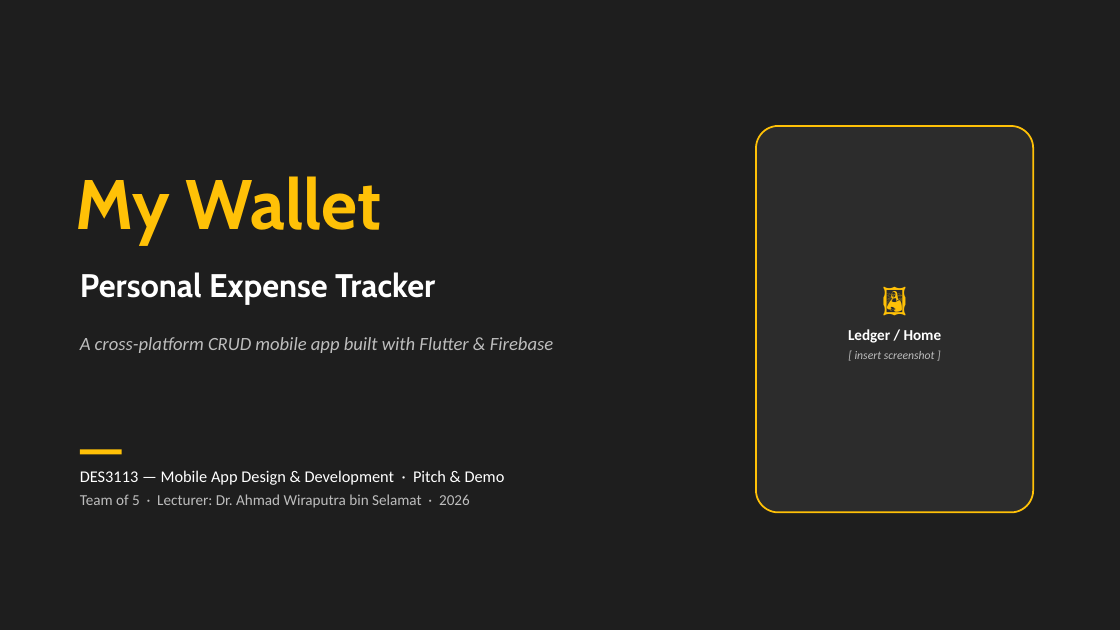
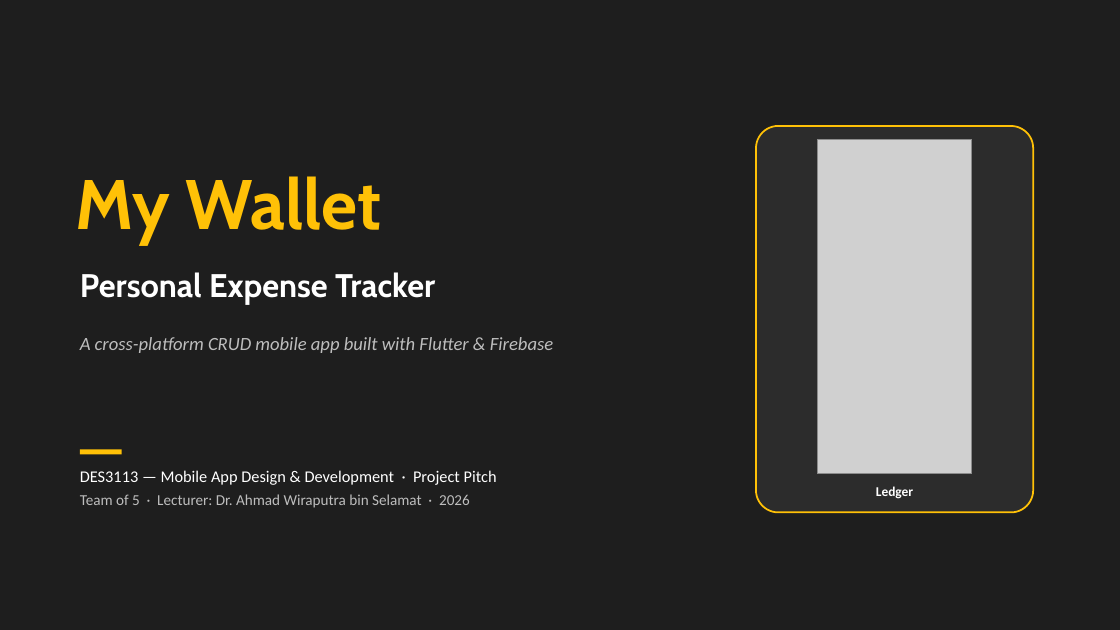
Before and after one commit to LBBT-God/expense-tracker, a slide deck: slide 1 of docs/My_Wallet_Presentation.pptx. Drawn at 1120x630 pixels with LibreOffice and Linux fonts; fonts in the diff are those of the drawing; grey boxes stand for pictures. Boxes give left, top, right and bottom in pixels: in the first picture for what was removed or moved away, otherwise in the second. Text is boxed around its words. In the diff, an @@ line names an element or a change of style, - is before the commit and + after.

Commit message:
Presentation: add screenshots and a Cloud Database (Firebase) slide
- Insert app screenshots into the title, solution and UI/UX slides
- Add a "Cloud Database — Firebase" slide pairing the app with the
  Firestore console (transactions collection) to show realtime cloud sync
- Remove the Profile references and the Live Demo slide
- Add docs/screenshots/firebase_console.png used by build_slides.py

```diff
--- a/docs/My_Wallet_Presentation.pptx
+++ b/docs/My_Wallet_Presentation.pptx
@@ picture added at <box>818,139,972,474</box> @@
@@ text removed at <box>848,329,942,359</box> @@
-🖼
-Ledger / Home
-[ insert screenshot ]
@@ text at <box>80,470,497,485</box>: text changed @@
-DES3113 — Mobile App Design & Development · Pitch & Demo
+DES3113 — Mobile App Design & Development · Project Pitch
@@ text added at <box>876,486,913,499</box>, 11.5 pt, text #FFFFFF, bold @@
+Ledger
```
Also in this commit, not shown: 6 other slides changed, 1 slide added, 1 slide removed, 2 other files.
